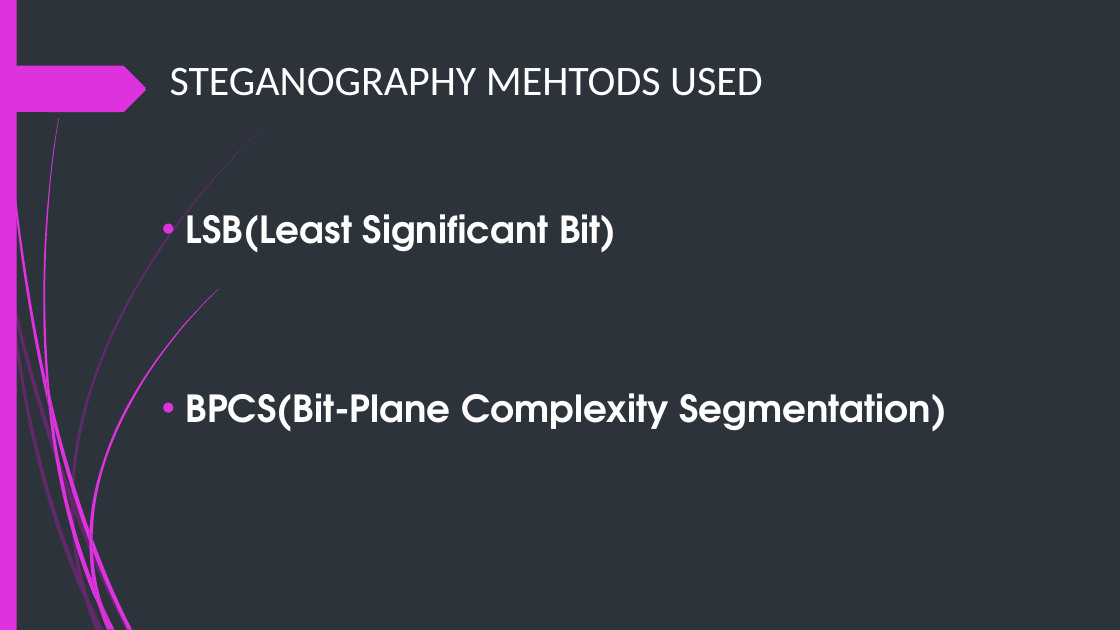
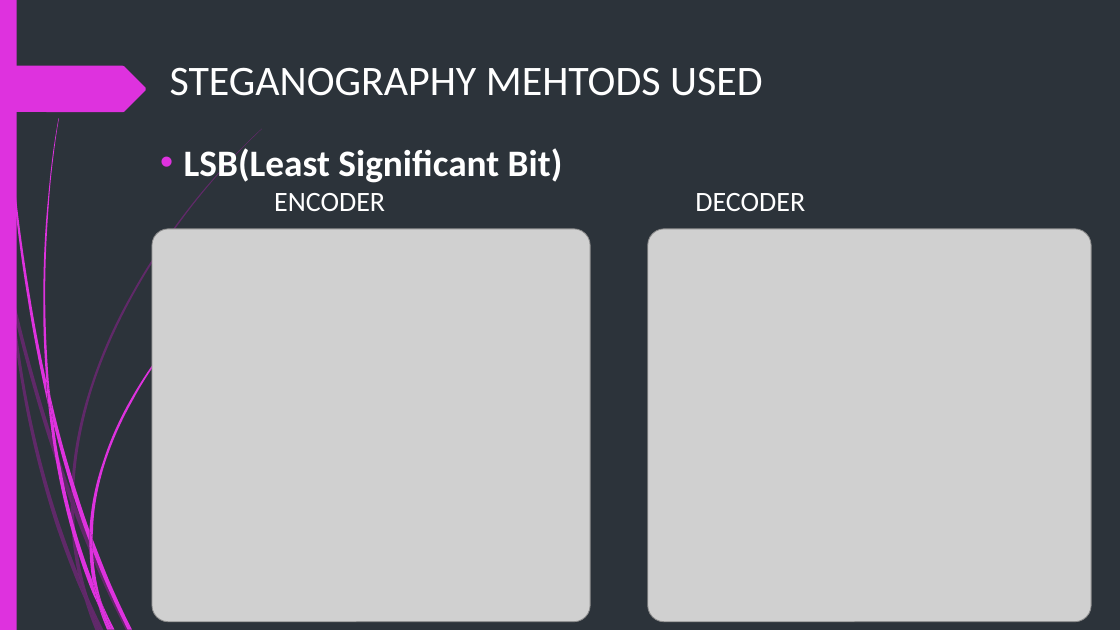
Before and after one commit to himeshnishant1/Image-Steagnography-Using-Python, a slide deck: slide 8 of Project letrature/IMAGE_STEGNOGRAPHY_USING_PYTHON.pptx. Drawn at 1120x630 pixels with LibreOffice and Linux fonts; fonts in the diff are those of the drawing; grey boxes stand for pictures. Boxes give left, top, right and bottom in pixels: in the first picture for what was removed or moved away, otherwise in the second. Text is boxed around its words. In the diff, an @@ line names an element or a change of style, - is before the commit and + after.

```diff
--- a/Project letrature/IMAGE_STEGNOGRAPHY_USING_PYTHON.pptx
+++ b/Project letrature/IMAGE_STEGNOGRAPHY_USING_PYTHON.pptx
@@ text "LSB(Least Significant Bit)": place and size @@
-text "LSB(Least Significant Bit)" at [185,202,947,431]
+text "LSB(Least Significant Bit)" at [184,145,805,211]
@@ text at [184,145,563,185]: font TeX Gyre Adventor to Calibri in "LSB(Least Significant Bit)" @@
@@ text at [274,193,805,211]: text changed; size 32 to 24 pt; font TeX Gyre Adventor to Calibri; bold off @@
-• BPCS(Bit-Plane Complexity Segmentation)
+ENCODER DECODER
@@ picture added at [152,229,591,622] @@
@@ picture added at [648,229,1091,622] @@
```
Also in this commit, not shown: 3 slides added.
